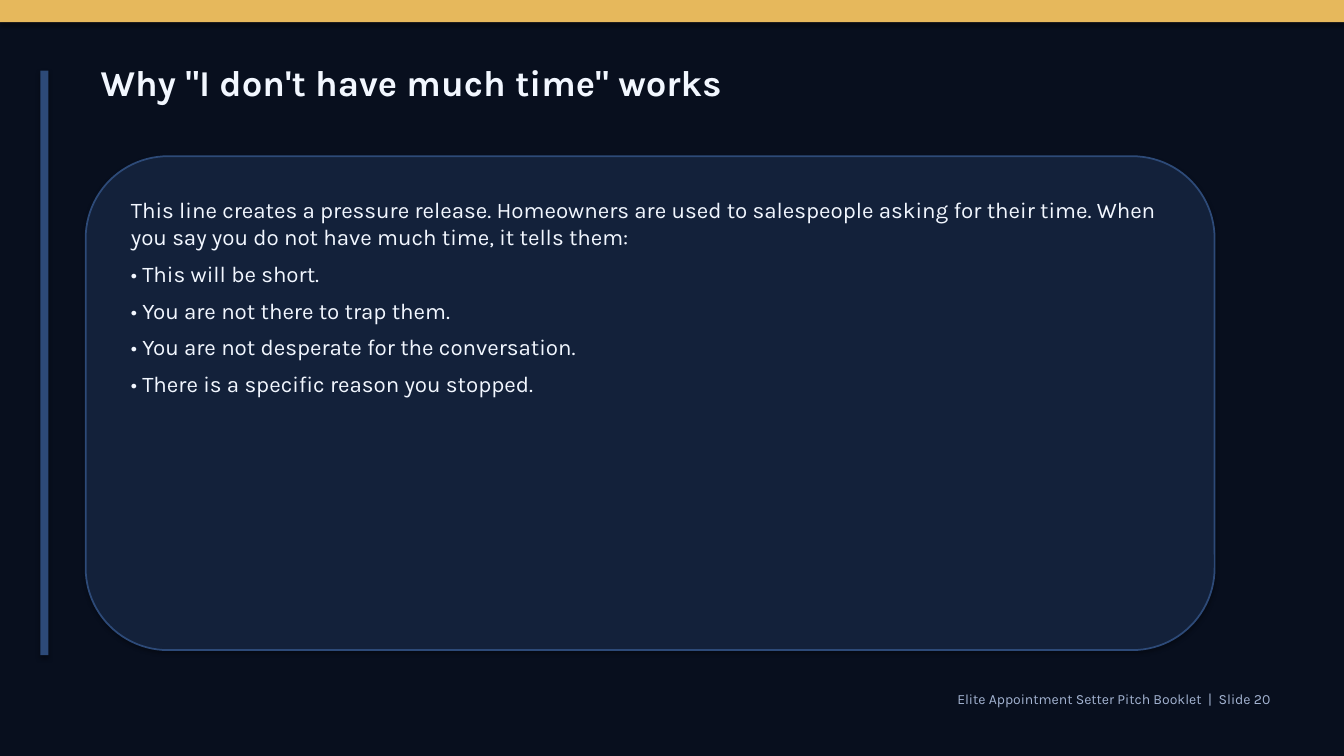
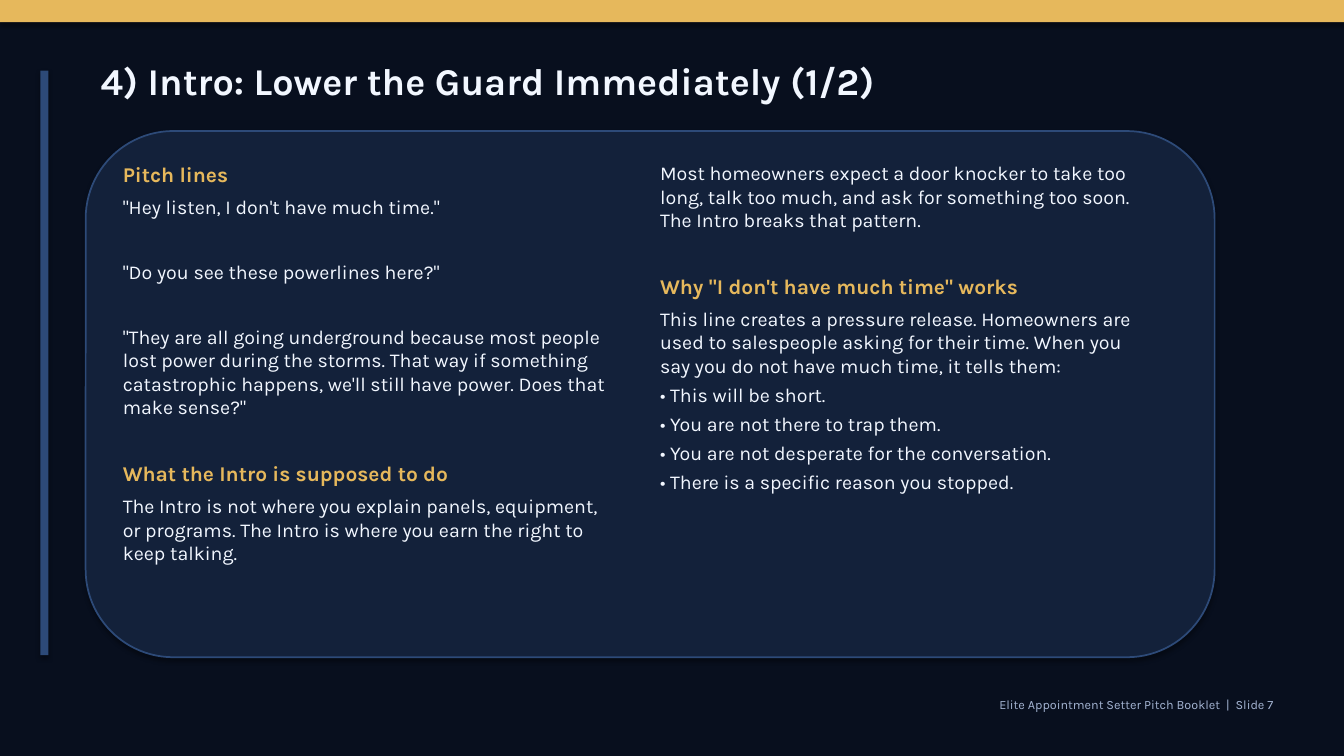
Before and after one commit to rvargas112902-ship-it/Solar-project, a slide deck: slide 7 of deliverables/APPOINTMENT_SETTER_HANDBOOK_ELITE_DECK.pptx (slide 20 before the commit). Drawn at 1344x756 pixels with LibreOffice and Linux fonts; fonts in the diff are those of the drawing. Boxes give left, top, right and bottom in pixels: in the first picture for what was removed or moved away, otherwise in the second. Text is boxed around its words. In the diff, an @@ line names an element or a change of style, - is before the commit and + after.

```diff
--- a/deliverables/APPOINTMENT_SETTER_HANDBOOK_ELITE_DECK.pptx
+++ b/deliverables/APPOINTMENT_SETTER_HANDBOOK_ELITE_DECK.pptx
@@ text at (x1=101, y1=66, x2=874, y2=104): text changed; size 26 to 27 pt @@
-Why "I don't have much time" works
+4) Intro: Lower the Guard Immediately (1/2)
@@ rounded rectangle resized from (x1=86, y1=156, x2=1215, y2=650) to (x1=86, y1=131, x2=1215, y2=657) @@
@@ text added at (x1=123, y1=167, x2=604, y2=565), 14 pt, text #F2F7FF @@
+Pitch lines
+"Hey listen, I don't have much time."
+"Do you see these powerlines here?"
+"They are all going underground because most people lost power during the storms. That way if something catastrophic happens, we'll still have power. Does that make sense?"
+What the Intro is supposed to do
+The Intro is not where you explain panels, equipment, or programs. The Intro is where you earn the right to keep talking.
@@ text "Most homeowners expect a door ..." moved from (x1=131, y1=202, x2=1155, y2=398) to (x1=660, y1=166, x2=1131, y2=494) @@
@@ text at (x1=660, y1=166, x2=1129, y2=300): paragraphs added @@
+Most homeowners expect a door knocker to take too long, talk too much, and ask for something too soon. The Intro breaks that pattern.
+Why "I don't have much time" works
@@ text at (x1=660, y1=312, x2=1131, y2=494): size 16 to 14 pt in "This line creates a pressure release. Homeowners ...", "• This will be short.", "• You are not there to trap ...", "• You are not desperate for the ..." and 1 more places; less space between paragraphs @@
@@ text at (x1=999, y1=700, x2=1273, y2=712): text changed; size 10 to 9 pt @@
-Elite Appointment Setter Pitch Booklet | Slide 20
+Elite Appointment Setter Pitch Booklet | Slide 7
```
Also in this commit, not shown: 78 other slides changed, 58 slides removed.
